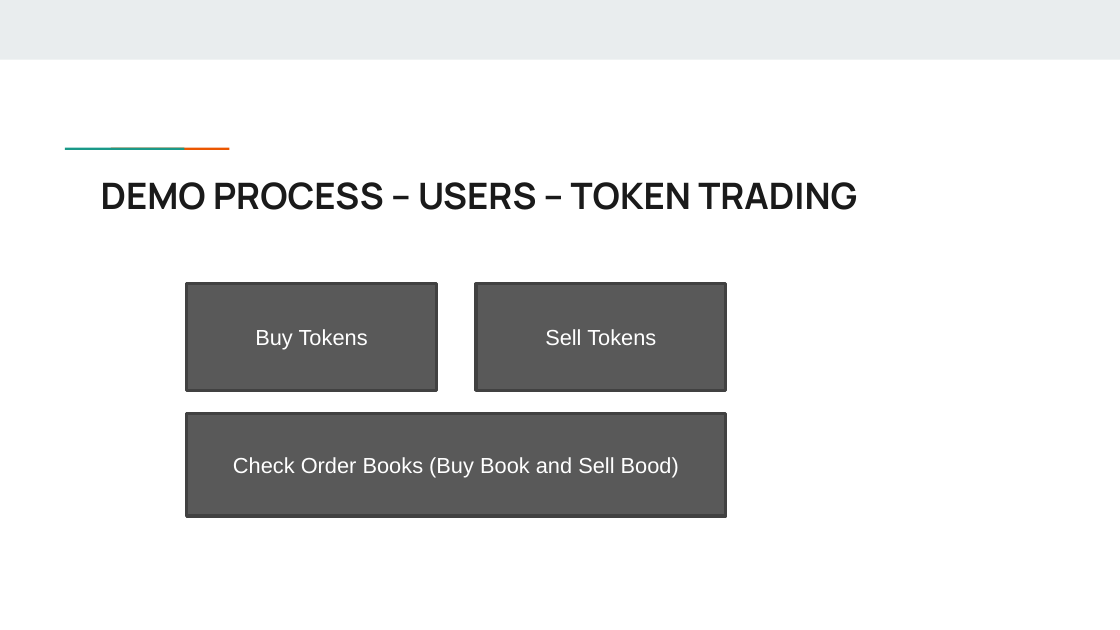
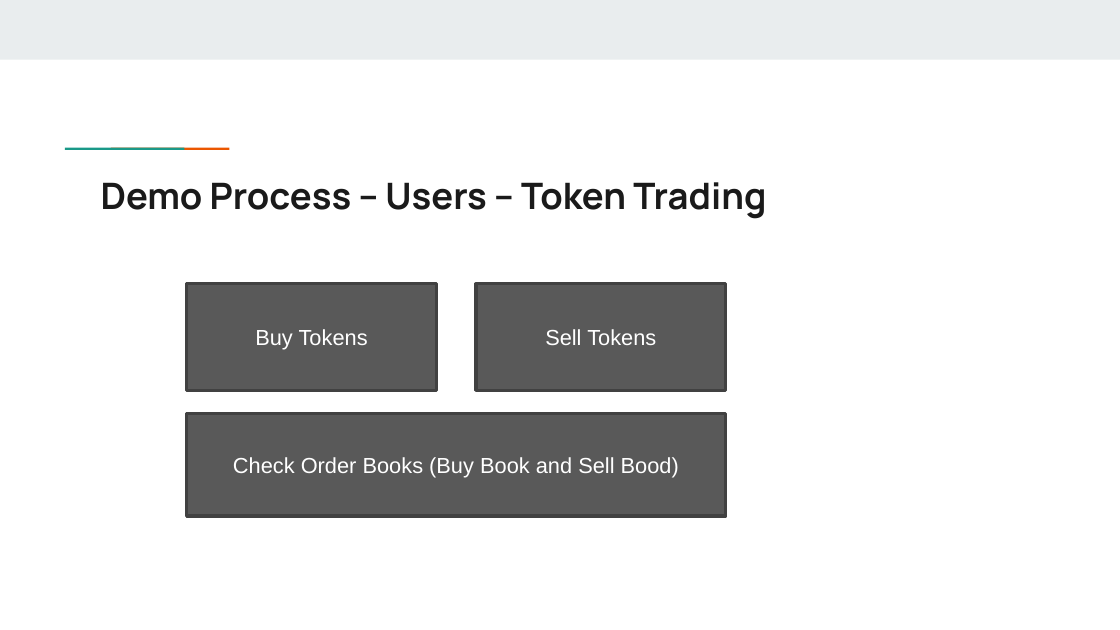
Before and after one commit to muhasenulhaque/Project-3-Group-1, a slide deck: slide 16 of Presentation on Decentralized Exchange.pptx. Drawn at 1120x630 pixels with LibreOffice and Linux fonts; fonts in the diff are those of the drawing. Boxes give left, top, right and bottom in pixels: in the first picture for what was removed or moved away, otherwise in the second. Text is boxed around its words. In the diff, an @@ line names an element or a change of style, - is before the commit and + after.

```diff
--- a/Presentation on Decentralized Exchange.pptx
+++ b/Presentation on Decentralized Exchange.pptx
@@ title at (x1=101, y1=182, x2=766, y2=219): text changed @@
-DEMO PROCESS – USERS – TOKEN TRADING
+Demo Process – Users – Token Trading
```
Also in this commit, not shown: 11 other slides changed, 1 other file.
